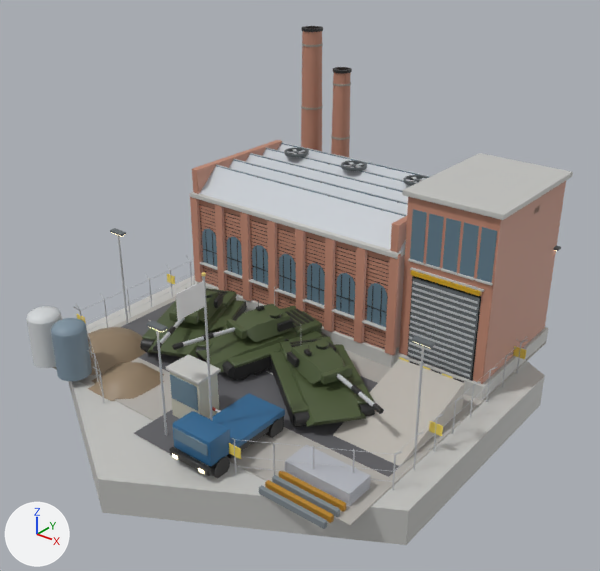
Renders of the glTF model native/godot/assets/art/blender/tankFactory.glb from each side of a commit.
One viewpoint serves both versions: a 50 mm camera at (22.8, -28.0, 21.5) aimed at (0.8, -0.5, 4.5). Arrows for +X, +Y and +Z are at lower left; the lights stay in place. The first picture is the older version. Vertices at exactly the same position are counted once.

In view in the first picture: 'asphalt', 'banner', 'brick', 'cladding', 'dark', 'earth', 'glass', 'gravel', 'hazard', 'metal', 'paint', 'steel_dark', 'wall_concrete' and 1 more.
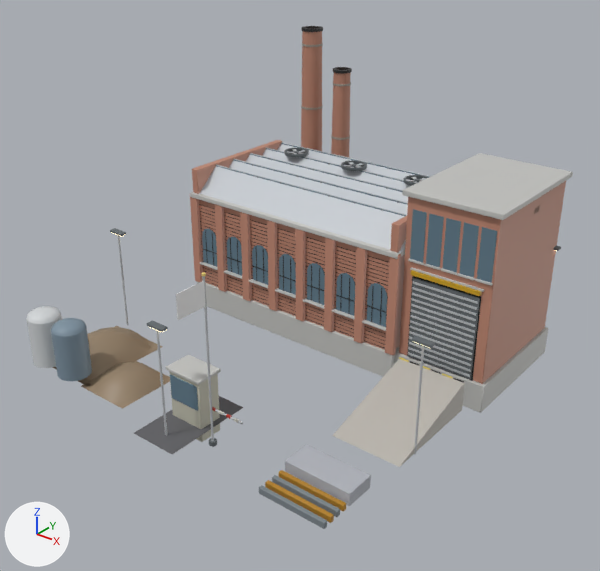
The change in detail:
me_asphalt is used by ob_asphalt; location (0.0, 0.0, 0.0).
me_asphalt had 16 vertices, 24 faces and spanned x -9.0..9.0, y -9.4..0.5, z 0.2.
me_asphalt now has 8 vertices, 12 faces and spans x -1.2..1.2, y -9.4..-5.0, z 0.2.
me_asphalt part 1: the loose piece of 8 vertices spanning x -9.0..9.0, y -5.0..0.5, z 0.2 is deleted.
me_cladding is used by ob_cladding; location (0.0, 0.0, 0.0).
me_cladding had 46 vertices, 84 faces and spanned x -8.8..4.6, y -7.4..9.2, z 0.1..7.5.
me_cladding now has 46 vertices, 84 faces and spans x -8.8..4.6, y -7.4..9.2, z -0.5..7.5.
me_cladding part 2: all 12 vertices in x -0.9..0.9, y -7.4..-6.2, z 0.1 are moved by (0.0, 0.0, -0.6).
me_dark is used by ob_dark; location (0.0, 0.0, 0.0).
me_dark had 3508 vertices, 6408 faces and spanned x -8.6..8.9, y -9.8..10.4, z 0.0..14.2.
me_dark now has 804 vertices, 1396 faces and spans x -8.6..8.9, y 1.0..10.4, z 0.9..14.2.
me_dark part 3: 99 loose pieces with 2704 vertices, spanning x -8.0..7.7, y -9.8..2.6, z 0.0..2.8, are deleted.
me_glass is used by ob_glass; location (0.0, 0.0, 0.0).
me_glass had 281 vertices, 484 faces and spanned x -8.4..9.1, y -9.6..9.2, z 1.1..8.4.
me_glass now has 257 vertices, 440 faces and spans x -8.4..9.1, y -7.4..9.2, z 1.1..8.4.
me_glass part 4: the loose piece of 24 vertices spanning x 1.6..3.5, y -9.6, z 1.3..1.9 is deleted.
me_hazard is used by ob_hazard; location (0.0, 0.0, 0.0).
me_hazard had 88 vertices, 132 faces and spanned x -9.8..9.8, y -8.7..10.2, z 1.0..1.6.
me_hazard now has 24 vertices, 36 faces and spans x 5.6..8.4, y 1.0, z 1.6.
me_hazard part 5: 8 loose pieces with 64 vertices, spanning x -9.8..9.8, y -8.7..10.2, z 1.0..1.5, are deleted.
me_metal is used by ob_metal; location (0.0, 0.0, 0.0).
me_metal had 2806 vertices, 4744 faces and spanned x -9.8..9.8, y -8.9..11.3, z 0.1..8.0.
me_metal now has 526 vertices, 880 faces and spans x -9.1..9.1, y -8.7..9.2, z 0.1..8.0.
me_metal part 6: 139 loose pieces with 2280 vertices, spanning x -9.8..9.8, y -8.9..11.3, z 0.1..3.4, are deleted.
me_paint is used by ob_paint; location (0.0, 0.0, 0.0).
me_paint had 988 vertices, 1836 faces and spanned x -9.4..9.2, y -9.6..9.0, z 0.2..8.4.
me_paint now has 392 vertices, 736 faces and spans x -9.4..9.2, y -9.0..9.0, z 0.2..8.4.
me_paint part 7: 23 loose pieces with 596 vertices, spanning x -7.9..6.4, y -9.6..2.4, z 0.7..2.4, are deleted.
me_wall_concrete is used by ob_wall_concrete; location (0.0, 0.0, 0.0).
me_wall_concrete had 858 vertices, 1600 faces and spanned x -10.7..10.7, y -12.3..12.3, z -1.6..13.4.
me_wall_concrete now has 774 vertices, 1472 faces and spans x -8.8..9.4, y -7.5..10.5, z -0.6..13.4.
me_wall_concrete part 8: 10 loose pieces with 84 vertices, spanning x -10.7..10.7, y -12.3..12.3, z -1.6..0.2, are deleted.
Part 9, on me_wall_concrete:
16 vertices in x -8.8..9.4, y 2.0..9.4, z 0.1 move by (0.0, 0.0, -0.6).
8 vertices in x -8.7..9.3, y 2.1..9.3, z 0.1 move by (0.0, 0.0, -0.7).
Object 'gravel' (ob_gravel) is deleted.

What differs and where, as boxes (x1, y1, x2, y2) in the pictures (600 x 571 px; the box of a moved part takes in the faces that stretch with it):
'wall_concrete', reshaped (19% narrower, 16% shorter): before (68, 43, 573, 545); after (166, 43, 573, 467)
'glass', reshaped (14% shorter): before (170, 143, 497, 456); after (170, 143, 497, 411)
'metal', reshaped: before (73, 142, 528, 506); after (117, 142, 478, 506)
'gravel', deleted: before (53, 296, 546, 526)
'asphalt', reshaped: before (121, 301, 451, 477); after (134, 396, 243, 454)
'dark', reshaped (17% narrower, 21% shorter): before (140, 26, 481, 478); after (199, 26, 481, 383)
'hazard', reshaped: before (77, 274, 526, 459); after (399, 357, 453, 378)
part 1 of me_asphalt, deleted: before (121, 301, 451, 477)
part 2 of me_cladding, moved or reshaped: before (169, 371, 219, 418); after (169, 371, 220, 442)
part 3 of me_dark, deleted: before (140, 289, 384, 478)
part 4 of me_glass, deleted: before (173, 428, 208, 456)
part 5 of me_hazard, deleted: before (77, 274, 526, 459)
part 6 of me_metal, deleted: before (73, 255, 528, 490)
part 7 of me_paint, deleted (green): before (142, 288, 374, 466)
part 8 of me_wall_concrete, deleted: before (68, 275, 545, 545)
part 9 of me_wall_concrete, moved or reshaped: before (197, 282, 548, 400); after (197, 282, 548, 413)
